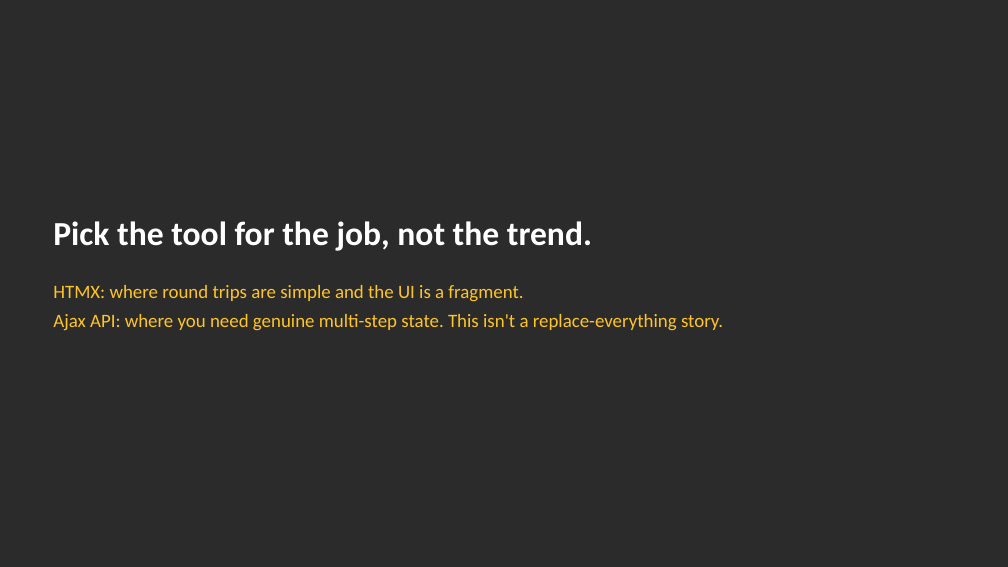
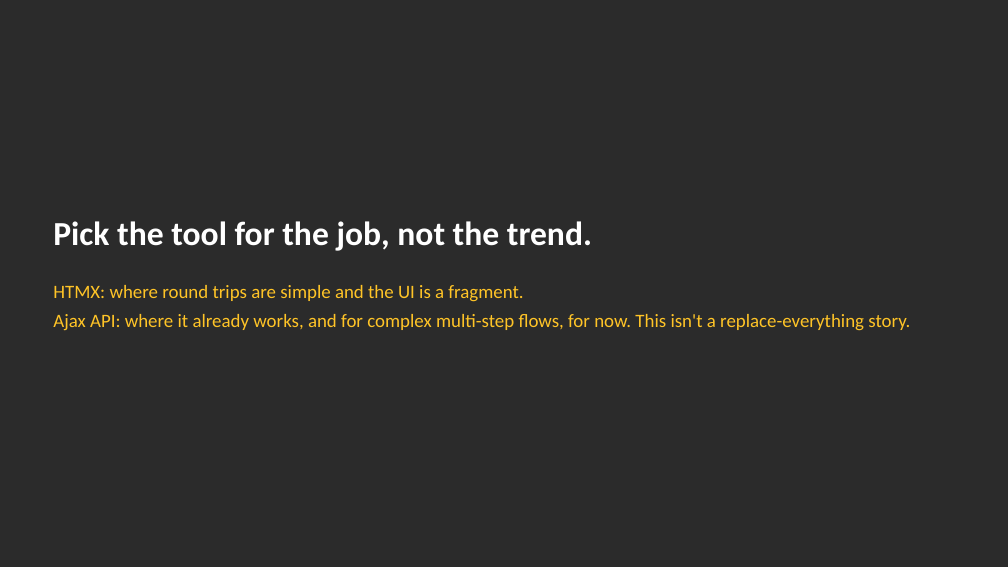
Before and after one commit to RChaubey16/drupalcon-rotterdam-session, a slide deck: slide 35 of Ajax to HTMX.pptx (slide 34 before the commit). Drawn at 1008x567 pixels with LibreOffice and Linux fonts; fonts in the diff are those of the drawing; background and template pictures are left out; a plain dark background stands for a picture behind light text. Boxes give left, top, right and bottom in pixels: in the first picture for what was removed or moved away, otherwise in the second. Text is boxed around its words. In the diff, an @@ line names an element or a change of style, - is before the commit and + after.

```diff
--- a/Ajax to HTMX.pptx
+++ b/Ajax to HTMX.pptx
@@ text at [53, 314, 910, 331]: text changed @@
-Ajax API: where you need genuine multi-step state. This isn't a replace-everything story.
+Ajax API: where it already works, and for complex multi-step flows, for now. This isn't a replace-everything story.
```
Also in this commit, not shown: 10 other slides changed, 12 slides added, 7 other files.
